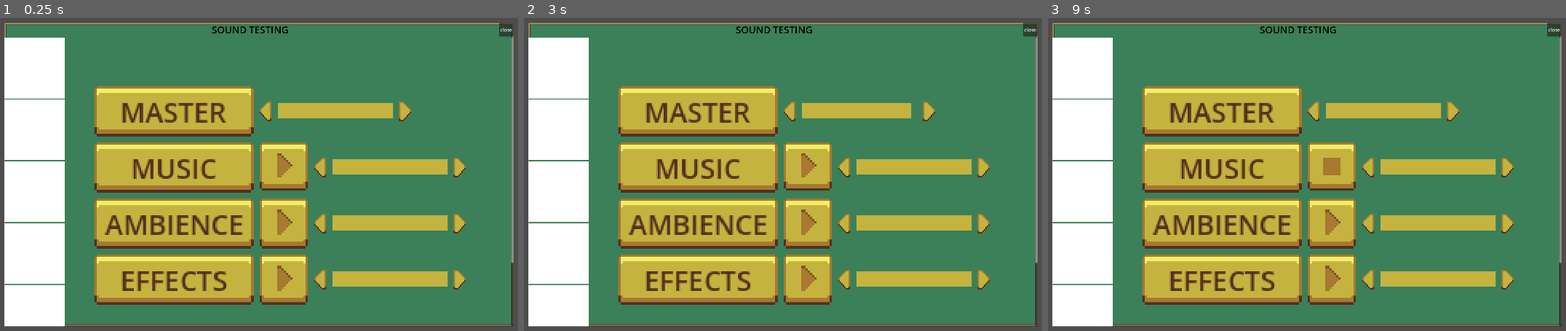
Above: before the commit, frames 1-3 (left to right).
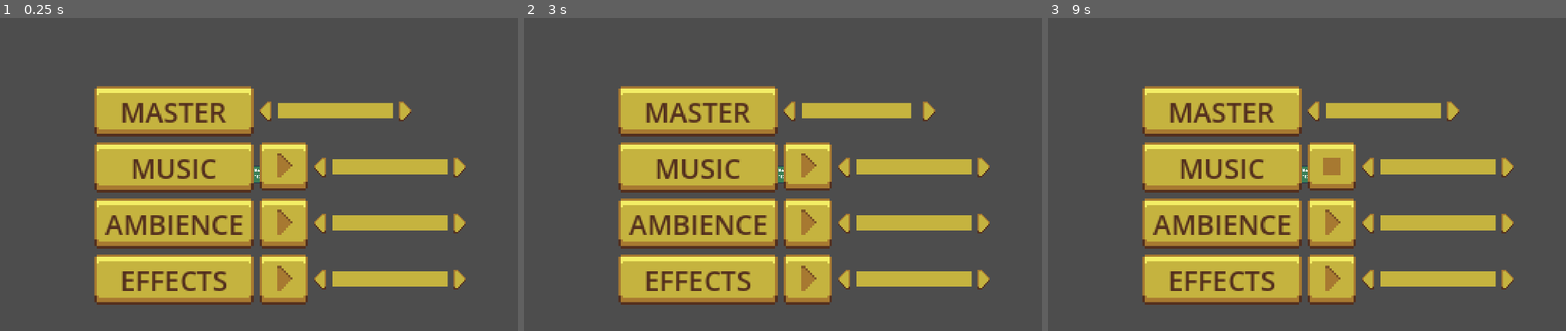
Above: after the commit, the same moments.

Repository: McRamon/Homework
Game: Godot game, scene res://scenes/audio_testing.tscn
The game is run twice, just before and just after one commit, with the same random seed, the same clock (stepped at 60 frames per second) and the same inputs. This scene is started directly instead of the project's main scene. Sound files missing from this copy of the repository are replaced by a short silence.
Inputs (mouse positions are in pixels of both pictures, inside the frame that each line leads up to):
- Up to frame 1 (0.25 s): no input
- Up to frame 2 (3 s): click (772, 174) at 0.52 s; click (772, 174) at 1.27 s; click (772, 174) at 2.02 s; click (788, 111) at 2.77 s
- Up to frame 3 (9 s): click (1452, 111) at 3.52 s; tap Enter at 4.25, 5.75, 7.25 s; move the mouse to (1436, 158) at 4.27 s; click (1436, 158) at 4.35 s; tap Space at 5, 6.5, 8 s; move the mouse to (1193, 190) at 5.02 s; right-click (1193, 190) at 5.1 s; click (1193, 190) at 5.17 s; move the mouse to (1363, 102) at 5.77 s; click (1363, 102) at 5.85 s; move the mouse to (1275, 240) at 6.52 s; right-click (1275, 240) at 6.6 s; click (1275, 240) at 6.67 s; move the mouse to (1483, 224) at 7.27 s; click (1483, 224) at 7.35 s; move the mouse to (1130, 124) at 8.02 s; right-click (1130, 124) at 8.1 s; click (1130, 124) at 8.17 s; move the mouse to (1338, 174) at 8.77 s; click (1338, 174) at 8.85 s

The runs differ from the first frame. In frame 1, 66% of the frame differs, in the area x 0-100%, y 1-99%; in frame 2, 66%; in frame 3, 66%.

Commit message:
scroll w

Diff:
--- a/ui/scenes/base_ui_window.tscn
+++ b/ui/scenes/base_ui_window.tscn
@@ -1,12 +1,33 @@
-[gd_scene load_steps=4 format=3 uid="uid://17nrav3nunwu"]
-
-[ext_resource type="Texture2D" uid="uid://ddtgp46ty6ymv" path="res://ui/sprites/frame.png" id="1_m716u"]
+[gd_scene load_steps=13 format=3 uid="uid://17nrav3nunwu"]
+
+[ext_resource type="Texture2D" uid="uid://08lfh657hsvj" path="res://ui/sprites/building_ui_test.png" id="1_cb3uh"]
+[ext_resource type="FontFile" uid="uid://bg6dnpcy2fc8x" path="res://assets/fonts/Born2bSportyFS.otf" id="2_0w7ki"]
 
 [sub_resource type="StyleBoxTexture" id="StyleBoxTexture_hkb3q"]
 
 [sub_resource type="LabelSettings" id="LabelSettings_hkb3q"]
 font_size = 32
 font_color = Color(0, 0, 0, 1)
+
+[sub_resource type="StyleBoxTexture" id="StyleBoxTexture_wd8r7"]
+
+[sub_resource type="Theme" id="Theme_3uuww"]
+ScrollContainer/styles/focus = SubResource("StyleBoxTexture_wd8r7")
+
+[sub_resource type="StyleBoxEmpty" id="StyleBoxEmpty_fhp5p"]
+
+[sub_resource type="StyleBoxEmpty" id="StyleBoxEmpty_4r4ps"]
+
+[sub_resource type="StyleBoxEmpty" id="StyleBoxEmpty_ddcyb"]
+
+[sub_resource type="StyleBoxEmpty" id="StyleBoxEmpty_l6nsf"]
+
+[sub_resource type="StyleBoxTexture" id="StyleBoxTexture_d8trr"]
+texture = ExtResource("1_cb3uh")
+region_rect = Rect2(29, 7, 18, 18)
+
+[sub_resource type="LabelSettings" id="LabelSettings_1xidq"]
+font = ExtResource("2_0w7ki")
 
 [node name="BaseUIWindow" type="Control"]
 layout_mode = 3
@@ -17,7 +38,6 @@
 grow_vertical = 2
 
 [node name="PanelContainer" type="PanelContainer" parent="."]
-custom_minimum_size = Vector2(300, 200)
 layout_mode = 1
 anchors_preset = 15
 anchor_right = 1.0
@@ -28,6 +48,8 @@
 
 [node name="MarginContainer" type="MarginContainer" parent="PanelContainer"]
 layout_mode = 2
+size_flags_horizontal = 4
+size_flags_vertical = 4
 theme_override_constants/margin_left = 120
 theme_override_constants/margin_top = 40
 theme_override_constants/margin_right = 120
@@ -35,9 +57,10 @@
 
 [node name="NinePatchRect" type="NinePatchRect" parent="PanelContainer/MarginContainer"]
 texture_filter = 1
-layout_mode = 2
-texture = ExtResource("1_m716u")
-region_rect = Rect2(5, 5, 22, 22)
+custom_minimum_size = Vector2(128, 60)
+layout_mode = 2
+texture = ExtResource("1_cb3uh")
+region_rect = Rect2(4, 5, 21, 21)
 patch_margin_left = 7
 patch_margin_top = 7
 patch_margin_right = 7
@@ -57,6 +80,7 @@
 theme_override_constants/separation = 10
 
 [node name="Label (title)" type="Label" parent="PanelContainer/MarginContainer/NinePatchRect/VBoxContainer/HBoxContainer"]
+visible = false
 layout_mode = 2
 size_flags_horizontal = 6
 size_flags_vertical = 1
@@ -64,44 +88,246 @@
 label_settings = SubResource("LabelSettings_hkb3q")
 
 [node name="Button (close)" type="Button" parent="PanelContainer/MarginContainer/NinePatchRect/VBoxContainer/HBoxContainer"]
+visible = false
 layout_mode = 2
 text = "close"
 
-[node name="ScrollContainer" type="ScrollContainer" parent="PanelContainer/MarginContainer/NinePatchRect/VBoxContainer"]
+[node name="MarginContainer" type="MarginContainer" parent="PanelContainer/MarginContainer/NinePatchRect/VBoxContainer"]
 layout_mode = 2
 size_flags_vertical = 3
-
-[node name="VBoxContainer2" type="VBoxContainer" parent="PanelContainer/MarginContainer/NinePatchRect/VBoxContainer/ScrollContainer"]
-layout_mode = 2
-size_flags_horizontal = 2
+theme_override_constants/margin_bottom = 5
+
+[node name="ScrollContainer" type="ScrollContainer" parent="PanelContainer/MarginContainer/NinePatchRect/VBoxContainer/MarginContainer"]
+layout_mode = 2
 size_flags_vertical = 3
-
-[node name="ColorRect" type="ColorRect" parent="PanelContainer/MarginContainer/NinePatchRect/VBoxContainer/ScrollContainer/VBoxContainer2"]
-custom_minimum_size = Vector2(200, 200)
-layout_mode = 2
-size_flags_horizontal = 4
-
-[node name="ColorRect2" type="ColorRect" parent="PanelContainer/MarginContainer/NinePatchRect/VBoxContainer/ScrollContainer/VBoxContainer2"]
-custom_minimum_size = Vector2(200, 200)
-layout_mode = 2
-size_flags_horizontal = 4
-
-[node name="ColorRect3" type="ColorRect" parent="PanelContainer/MarginContainer/NinePatchRect/VBoxContainer/ScrollContainer/VBoxContainer2"]
-custom_minimum_size = Vector2(200, 200)
-layout_mode = 2
-size_flags_horizontal = 4
-
-[node name="ColorRect4" type="ColorRect" parent="PanelContainer/MarginContainer/NinePatchRect/VBoxContainer/ScrollContainer/VBoxContainer2"]
-custom_minimum_size = Vector2(200, 200)
-layout_mode = 2
-size_flags_horizontal = 4
-
-[node name="ColorRect5" type="ColorRect" parent="PanelContainer/MarginContainer/NinePatchRect/VBoxContainer/ScrollContainer/VBoxContainer2"]
-custom_minimum_size = Vector2(200, 200)
-layout_mode = 2
-size_flags_horizontal = 4
-
-[node name="ColorRect6" type="ColorRect" parent="PanelContainer/MarginContainer/NinePatchRect/VBoxContainer/ScrollContainer/VBoxContainer2"]
-custom_minimum_size = Vector2(200, 200)
-layout_mode = 2
-size_flags_horizontal = 4
+theme = SubResource("Theme_3uuww")
+
+[node name="MarginContainer" type="MarginContainer" parent="PanelContainer/MarginContainer/NinePatchRect/VBoxContainer/MarginContainer/ScrollContainer"]
+layout_mode = 2
+size_flags_horizontal = 3
+size_flags_vertical = 3
+theme_override_constants/margin_left = 5
+theme_override_constants/margin_top = 1
+theme_override_constants/margin_right = 5
+theme_override_constants/margin_bottom = 5
+
+[node name="VBoxContainer2" type="VBoxContainer" parent="PanelContainer/MarginContainer/NinePatchRect/VBoxContainer/MarginContainer/ScrollContainer/MarginContainer"]
+layout_mode = 2
+size_flags_horizontal = 3
+size_flags_vertical = 3
+
+[node name="HBoxContainer" type="HBoxContainer" parent="PanelContainer/MarginContainer/NinePatchRect/VBoxContainer/MarginContainer/ScrollContainer/MarginContainer/VBoxContainer2"]
+layout_mode = 2
+
+[node name="Button" type="Button" parent="PanelContainer/MarginContainer/NinePatchRect/VBoxContainer/MarginContainer/ScrollContainer/MarginContainer/VBoxContainer2/HBoxContainer"]
+texture_filter = 1
+custom_minimum_size = Vector2(40, 40)
+layout_mode = 2
+size_flags_horizontal = 2
+theme_override_styles/focus = SubResource("StyleBoxEmpty_fhp5p")
+theme_override_styles/disabled_mirrored = SubResource("StyleBoxEmpty_4r4ps")
+theme_override_styles/disabled = SubResource("StyleBoxEmpty_ddcyb")
+theme_override_styles/hover_pressed_mirrored = SubResource("StyleBoxEmpty_l6nsf")
+theme_override_styles/hover_mirrored = SubResource("StyleBoxTexture_d8trr")
+theme_override_styles/hover = SubResource("StyleBoxTexture_d8trr")
+theme_override_styles/pressed_mirrored = SubResource("StyleBoxTexture_d8trr")
+theme_override_styles/pressed = SubResource("StyleBoxTexture_d8trr")
+theme_override_styles/normal_mirrored = SubResource("StyleBoxTexture_d8trr")
+theme_override_styles/normal = SubResource("StyleBoxTexture_d8trr")
+
+[node name="Label" type="Label" parent="PanelContainer/MarginContainer/NinePatchRect/VBoxContainer/MarginContainer/ScrollContainer/MarginContainer/VBoxContainer2/HBoxContainer"]
+custom_minimum_size = Vector2(70, 36)
+layout_mode = 2
+size_flags_horizontal = 2
+text = "Мельница
+Тест UI"
+label_settings = SubResource("LabelSettings_1xidq")
+
+[node name="HBoxContainer8" type="HBoxContainer" parent="PanelContainer/MarginContainer/NinePatchRect/VBoxContainer/MarginContainer/ScrollContainer/MarginContainer/VBoxContainer2"]
+layout_mode = 2
+
+[node name="Button" type="Button" parent="PanelContainer/MarginContainer/NinePatchRect/VBoxContainer/MarginContainer/ScrollContainer/MarginContainer/VBoxContainer2/HBoxContainer8"]
+texture_filter = 1
+custom_minimum_size = Vector2(40, 40)
+layout_mode = 2
+size_flags_horizontal = 2
+theme_override_styles/focus = SubResource("StyleBoxEmpty_fhp5p")
+theme_override_styles/disabled_mirrored = SubResource("StyleBoxEmpty_4r4ps")
+theme_override_styles/disabled = SubResource("StyleBoxEmpty_ddcyb")
+theme_override_styles/hover_pressed_mirrored = SubResource("StyleBoxEmpty_l6nsf")
+theme_override_styles/hover_mirrored = SubResource("StyleBoxTexture_d8trr")
+theme_override_styles/hover = SubResource("StyleBoxTexture_d8trr")
+theme_override_styles/pressed_mirrored = SubResource("StyleBoxTexture_d8trr")
+theme_override_styles/pressed = SubResource("StyleBoxTexture_d8trr")
+theme_override_styles/normal_mirrored = SubResource("StyleBoxTexture_d8trr")
+theme_override_styles/normal = SubResource("StyleBoxTexture_d8trr")
+
+[node name="Label" type="Label" parent="PanelContainer/MarginContainer/NinePatchRect/VBoxContainer/MarginContainer/ScrollContainer/MarginContainer/VBoxContainer2/HBoxContainer8"]
+custom_minimum_size = Vector2(70, 36)
+layout_mode = 2
+size_flags_horizontal = 2
+text = "Мельница
+Тест UI"
+label_settings = SubResource("LabelSettings_1xidq")
+
+[node name="HBoxContainer7" type="HBoxContainer" parent="PanelContainer/MarginContainer/NinePatchRect/VBoxContainer/MarginContainer/ScrollContainer/MarginContainer/VBoxContainer2"]
+layout_mode = 2
+
+[node name="Button" type="Button" parent="PanelContainer/MarginContainer/NinePatchRect/VBoxContainer/MarginContainer/ScrollContainer/MarginContainer/VBoxContainer2/HBoxContainer7"]
+texture_filter = 1
+custom_minimum_size = Vector2(40, 40)
+layout_mode = 2
+size_flags_horizontal = 2
+theme_override_styles/focus = SubResource("StyleBoxEmpty_fhp5p")
+theme_override_styles/disabled_mirrored = SubResource("StyleBoxEmpty_4r4ps")
+theme_override_styles/disabled = SubResource("StyleBoxEmpty_ddcyb")
+theme_override_styles/hover_pressed_mirrored = SubResource("StyleBoxEmpty_l6nsf")
+theme_override_styles/hover_mirrored = SubResource("StyleBoxTexture_d8trr")
+theme_override_styles/hover = SubResource("StyleBoxTexture_d8trr")
+theme_override_styles/pressed_mirrored = SubResource("StyleBoxTexture_d8trr")
+theme_override_styles/pressed = SubResource("StyleBoxTexture_d8trr")
+theme_override_styles/normal_mirrored = SubResource("StyleBoxTexture_d8trr")
+theme_override_styles/normal = SubResource("StyleBoxTexture_d8trr")
+
+[node name="Label" type="Label" parent="PanelContainer/MarginContainer/NinePatchRect/VBoxContainer/MarginContainer/ScrollContainer/MarginContainer/VBoxContainer2/HBoxContainer7"]
+custom_minimum_size = Vector2(70, 36)
+layout_mode = 2
+size_flags_horizontal = 2
+text = "Мельница
+Тест UI"
+label_settings = SubResource("LabelSettings_1xidq")
+
+[node name="HBoxContainer6" type="HBoxContainer" parent="PanelContainer/MarginContainer/NinePatchRect/VBoxContainer/MarginContainer/ScrollContainer/MarginContainer/VBoxContainer2"]
+layout_mode = 2
+
+[node name="Button" type="Button" parent="PanelContainer/MarginContainer/NinePatchRect/VBoxContainer/MarginContainer/ScrollContainer/MarginContainer/VBoxContainer2/HBoxContainer6"]
+texture_filter = 1
+custom_minimum_size = Vector2(40, 40)
+layout_mode = 2
+size_flags_horizontal = 2
+theme_override_styles/focus = SubResource("StyleBoxEmpty_fhp5p")
+theme_override_styles/disabled_mirrored = SubResource("StyleBoxEmpty_4r4ps")
+theme_override_styles/disabled = SubResource("StyleBoxEmpty_ddcyb")
+theme_override_styles/hover_pressed_mirrored = SubResource("StyleBoxEmpty_l6nsf")
+theme_override_styles/hover_mirrored = SubResource("StyleBoxTexture_d8trr")
+theme_override_styles/hover = SubResource("StyleBoxTexture_d8trr")
+theme_override_styles/pressed_mirrored = SubResource("StyleBoxTexture_d8trr")
+theme_override_styles/pressed = SubResource("StyleBoxTexture_d8trr")
+theme_override_styles/normal_mirrored = SubResource("StyleBoxTexture_d8trr")
+theme_override_styles/normal = SubResource("StyleBoxTexture_d8trr")
+
+[node name="Label" type="Label" parent="PanelContainer/MarginContainer/NinePatchRect/VBoxContainer/MarginContainer/ScrollContainer/MarginContainer/VBoxContainer2/HBoxContainer6"]
+custom_minimum_size = Vector2(70, 36)
+layout_mode = 2
+size_flags_horizontal = 2
+text = "Мельница
+Тест UI"
+label_settings = SubResource("LabelSettings_1xidq")
+
+[node name="HBoxContainer5" type="HBoxContainer" parent="PanelContainer/MarginContainer/NinePatchRect/VBoxContainer/MarginContainer/ScrollContainer/MarginContainer/VBoxContainer2"]
+layout_mode = 2
+
+[node name="Button" type="Button" parent="PanelContainer/MarginContainer/NinePatchRect/VBoxContainer/MarginContainer/ScrollContainer/MarginContainer/VBoxContainer2/HBoxContainer5"]
+texture_filter = 1
+custom_minimum_size = Vector2(40, 40)
+layout_mode = 2
+size_flags_horizontal = 2
+theme_override_styles/focus = SubResource("StyleBoxEmpty_fhp5p")
+theme_override_styles/disabled_mirrored = SubResource("StyleBoxEmpty_4r4ps")
+theme_override_styles/disabled = SubResource("StyleBoxEmpty_ddcyb")
+theme_override_styles/hover_pressed_mirrored = SubResource("StyleBoxEmpty_l6nsf")
+theme_override_styles/hover_mirrored = SubResource("StyleBoxTexture_d8trr")
+theme_override_styles/hover = SubResource("StyleBoxTexture_d8trr")
+theme_override_styles/pressed_mirrored = SubResource("StyleBoxTexture_d8trr")
+theme_override_styles/pressed = SubResource("StyleBoxTexture_d8trr")
+theme_override_styles/normal_mirrored = SubResource("StyleBoxTexture_d8trr")
+theme_override_styles/normal = SubResource("StyleBoxTexture_d8trr")
+
+[node name="Label" type="Label" parent="PanelContainer/MarginContainer/NinePatchRect/VBoxContainer/MarginContainer/ScrollContainer/MarginContainer/VBoxContainer2/HBoxContainer5"]
+custom_minimum_size = Vector2(70, 36)
+layout_mode = 2
+size_flags_horizontal = 2
+text = "Мельница
+Тест UI"
+label_settings = SubResource("LabelSettings_1xidq")
+
+[node name="HBoxContainer4" type="HBoxContainer" parent="PanelContainer/MarginContainer/NinePatchRect/VBoxContainer/MarginContainer/ScrollContainer/MarginContainer/VBoxContainer2"]
+layout_mode = 2
+
+[node name="Button" type="Button" parent="PanelContainer/MarginContainer/NinePatchRect/VBoxContainer/MarginContainer/ScrollContainer/MarginContainer/VBoxContainer2/HBoxContainer4"]
+texture_filter = 1
+custom_minimum_size = Vector2(40, 40)
+layout_mode = 2
+size_flags_horizontal = 2
+theme_override_styles/focus = SubResource("StyleBoxEmpty_fhp5p")
+theme_override_styles/disabled_mirrored = SubResource("StyleBoxEmpty_4r4ps")
+theme_override_styles/disabled = SubResource("StyleBoxEmpty_ddcyb")
+theme_override_styles/hover_pressed_mirrored = SubResource("StyleBoxEmpty_l6nsf")
+theme_override_styles/hover_mirrored = SubResource("StyleBoxTexture_d8trr")
+theme_override_styles/hover = SubResource("StyleBoxTexture_d8trr")
+theme_override_styles/pressed_mirrored = SubResource("StyleBoxTexture_d8trr")
+theme_override_styles/pressed = SubResource("StyleBoxTexture_d8trr")
+theme_override_styles/normal_mirrored = SubResource("StyleBoxTexture_d8trr")
+theme_override_styles/normal = SubResource("StyleBoxTexture_d8trr")
+
+[node name="Label" type="Label" parent="PanelContainer/MarginContainer/NinePatchRect/VBoxContainer/MarginContainer/ScrollContainer/MarginContainer/VBoxContainer2/HBoxContainer4"]
+custom_minimum_size = Vector2(70, 36)
+layout_mode = 2
+size_flags_horizontal = 2
+text = "Мельница
+Тест UI"
+label_settings = SubResource("LabelSettings_1xidq")
+
+[node name="HBoxContainer3" type="HBoxContainer" parent="PanelContainer/MarginContainer/NinePatchRect/VBoxContainer/MarginContainer/ScrollContainer/MarginContainer/VBoxContainer2"]
+layout_mode = 2
+
+[node name="Button" type="Button" parent="PanelContainer/MarginContainer/NinePatchRect/VBoxContainer/MarginContainer/ScrollContainer/MarginContainer/VBoxContainer2/HBoxContainer3"]
+texture_filter = 1
+custom_minimum_size = Vector2(40, 40)
+layout_mode = 2
+size_flags_horizontal = 2
+theme_override_styles/focus = SubResource("StyleBoxEmpty_fhp5p")
+theme_override_styles/disabled_mirrored = SubResource("StyleBoxEmpty_4r4ps")
+theme_override_styles/disabled = SubResource("StyleBoxEmpty_ddcyb")
+theme_override_styles/hover_pressed_mirrored = SubResource("StyleBoxEmpty_l6nsf")
+theme_override_styles/hover_mirrored = SubResource("StyleBoxTexture_d8trr")
+theme_override_styles/hover = SubResource("StyleBoxTexture_d8trr")
+theme_override_styles/pressed_mirrored = SubResource("StyleBoxTexture_d8trr")
+theme_override_styles/pressed = SubResource("StyleBoxTexture_d8trr")
+theme_override_styles/normal_mirrored = SubResource("StyleBoxTexture_d8trr")
+theme_override_styles/normal = SubResource("StyleBoxTexture_d8trr")
+
+[node name="Label" type="Label" parent="PanelContainer/MarginContainer/NinePatchRect/VBoxContainer/MarginContainer/ScrollContainer/MarginContainer/VBoxContainer2/HBoxContainer3"]
+custom_minimum_size = Vector2(70, 36)
+layout_mode = 2
+size_flags_horizontal = 2
+text = "Мельница
+Тест UI"
+label_settings = SubResource("LabelSettings_1xidq")
+
+[node name="HBoxContainer2" type="HBoxContainer" parent="PanelContainer/MarginContainer/NinePatchRect/VBoxContainer/MarginContainer/ScrollContainer/MarginContainer/VBoxContainer2"]
+layout_mode = 2
+
+[node name="Button" type="Button" parent="PanelContainer/MarginContainer/NinePatchRect/VBoxContainer/MarginContainer/ScrollContainer/MarginContainer/VBoxContainer2/HBoxContainer2"]
+texture_filter = 1
+custom_minimum_size = Vector2(40, 40)
+layout_mode = 2
+size_flags_horizontal = 2
+theme_override_styles/focus = SubResource("StyleBoxEmpty_fhp5p")
+theme_override_styles/disabled_mirrored = SubResource("StyleBoxEmpty_4r4ps")
+theme_override_styles/disabled = SubResource("StyleBoxEmpty_ddcyb")
+theme_override_styles/hover_pressed_mirrored = SubResource("StyleBoxEmpty_l6nsf")
+theme_override_styles/hover_mirrored = SubResource("StyleBoxTexture_d8trr")
+theme_override_styles/hover = SubResource("StyleBoxTexture_d8trr")
+theme_override_styles/pressed_mirrored = SubResource("StyleBoxTexture_d8trr")
+theme_override_styles/pressed = SubResource("StyleBoxTexture_d8trr")
+theme_override_styles/normal_mirrored = SubResource("StyleBoxTexture_d8trr")
+theme_override_styles/normal = SubResource("StyleBoxTexture_d8trr")
+
+[node name="Label" type="Label" parent="PanelContainer/MarginContainer/NinePatchRect/VBoxContainer/MarginContainer/ScrollContainer/MarginContainer/VBoxContainer2/HBoxContainer2"]
+custom_minimum_size = Vector2(70, 36)
+layout_mode = 2
+size_flags_horizontal = 2
+text = "Мельница
+Тест UI"
+label_settings = SubResource("LabelSettings_1xidq")
Binary file added: assets/fonts/Born2bSportyFS.otf
Not shown, added: assets/fonts/Born2bSportyFS.otf.import
Binary file added: ui/sprites/building_ui_test.png
Not shown, added: ui/sprites/building_ui_test.png.import
